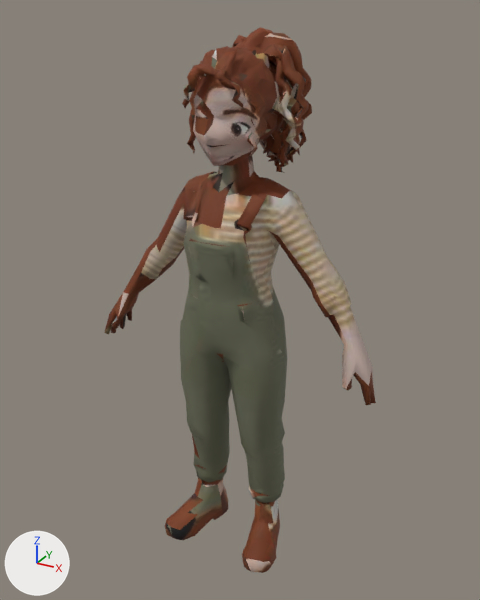
An edit to the glTF model public/models/people/overalls-woman.glb, drawn before and after from the same camera.
Both versions are drawn from a 50 mm lens placed at (0.94, -1.705, 1.752), pointed at (-0.006, 0.016, 0.892). Arrows for +X, +Y and +Z are at lower left; the lights stay in place. The picture after the commit comes second. Where no turn or scale is listed for an object, it has been applied to the vertices. Vertices at exactly the same position are counted once.

Before the edit, the objects in view are built like this:
```python
me_char1_001 = bpy.data.meshes.new('char1.001')
me_char1_001.from_pydata(...)  # 2165 vertices, 4497 faces; spans x -0.48..0.49, y -0.22..0.22, z 0.0..1.7
me_char1_001.materials.append(mat_material_1_001)  # picture img_texture
ob_char1_001 = bpy.data.objects.new('char1.001', me_char1_001)
ob_char1_001.location = (0.0, 0.0, 0.0)
```
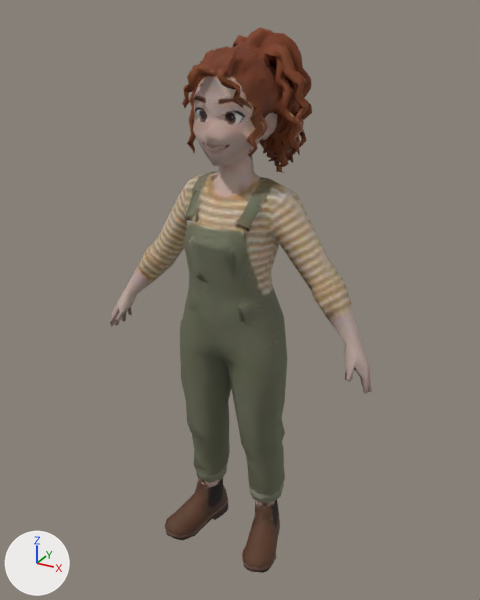
The edits, one by one:
me_char1_001 is used by ob_char1_001; location (0.0, 0.0, 0.0).
me_char1_001 had 2165 vertices, 4497 faces and spanned x -0.48..0.49, y -0.22..0.22, z 0.0..1.7.
me_char1_001 now has 2165 vertices, 4497 faces and spans x -0.47..0.47, y -0.22..0.22, z 0.0..1.7.
me_char1_001 part 1: 4 vertices moved from x -0.45..-0.39, y -0.02..-0.01, z 0.73..0.86 to x -0.44..-0.39, y -0.01, z 0.75..0.86; 44 vertices removed from x -0.48..-0.33, y -0.13..0.03, z 0.69..0.97; 42 vertices added at x -0.47..-0.34, y -0.12..0.03, z 0.73..0.97.
me_char1_001 part 2: 6 vertices moved from x 0.39..0.47, y -0.09..0.0, z 0.73..0.87 to x 0.4..0.46, y -0.07..-0.01, z 0.76..0.85; 39 vertices removed from x 0.31..0.49, y -0.13..0.03, z 0.69..0.93; 34 vertices added at x 0.31..0.47, y -0.12..0.03, z 0.72..0.94.
me_char1_001 part 3: 4 vertices moved within x -0.02..0.0, y 0.07..0.12, z 1.61..1.65; 4 vertices removed from x -0.09..0.13, y -0.1..0.07, z 1.17..1.52; 10 vertices added at x -0.09..0.13, y -0.11..0.16, z 1.16..1.64.
me_char1_001 part 4: 3059 kept faces spanning x -0.34..0.42, y -0.22..0.22, z 0.0..1.69 get new texture (UV) coordinates.
Other edits to the shape of me_char1_001 do not show in these pictures.

What differs and where, as boxes [x1, y1, x2, y2] in the pictures (480 x 600 px; the box of a moved part takes in the faces that stretch with it):
'char1.001', reshaped: before [104, 27, 376, 573]; after [109, 27, 372, 573]
part 1 of me_char1_001, moved or reshaped: before [104, 249, 156, 335]; after [109, 249, 156, 326]
part 2 of me_char1_001, moved or reshaped: before [328, 305, 376, 405]; after [334, 305, 372, 393]
part 3 of me_char1_001, moved or reshaped: before [193, 84, 278, 252]; after [194, 51, 278, 252]
part 4 of me_char1_001, surface changed: [142, 33, 330, 573] in both
